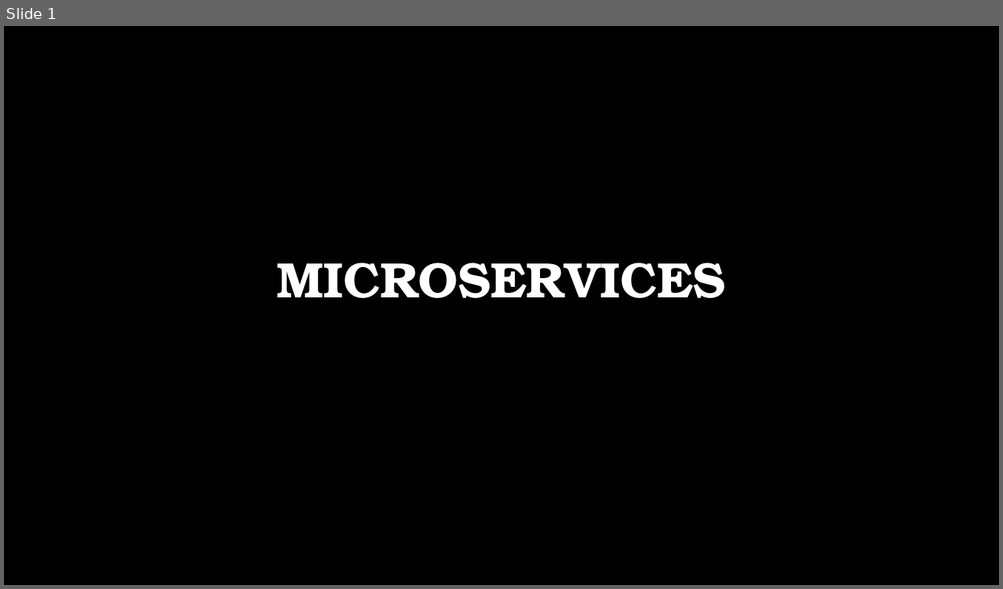
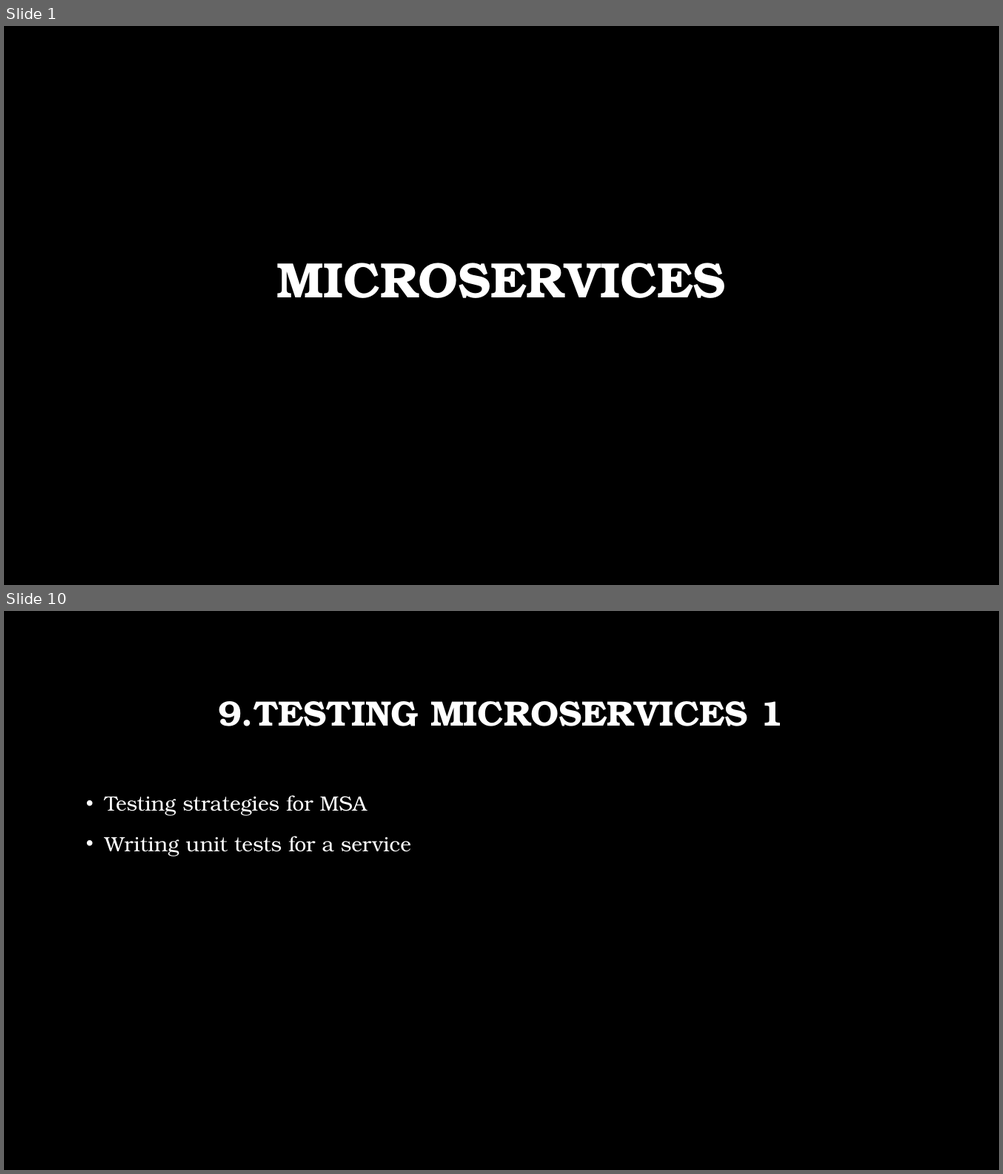
Before and after one commit to BharadwajMamidisetti/m5s8, a slide deck: docs/presentations/Microservices.pptx. Shown one above the other, each under a label of ours: slide 1 before the commit, slides 1 and 10 after it; the slides between them are not shown. The pictures are 1003x589 and 1003x1174 pixels, drawn with LibreOffice and Linux fonts; fonts in the diff are those of the drawing; background and template pictures are left out. Boxes give left, top, right and bottom in pixels: in the first picture for what was removed or moved away, otherwise in the second. Text is boxed around its words. In the diff, an @@ line names an element or a change of style, - is before the commit and + after.

```diff
--- a/docs/presentations/Microservices.pptx
+++ b/docs/presentations/Microservices.pptx
@@ slide 10 added at <box>4,611,999,1170</box>, background picture (left out) @@
@@ title added at <box>219,701,782,726</box>, 34 pt, text #FFFFFF, bold @@
+9.TESTING MICROSERVICES 1
@@ text added at <box>105,795,411,856</box>, 20 pt, text #FFFFFF @@
+• Testing strategies for MSA
+• Writing unit tests for a service
```
Also in this commit, not shown: 5 slides changed, 11 other slides added.
